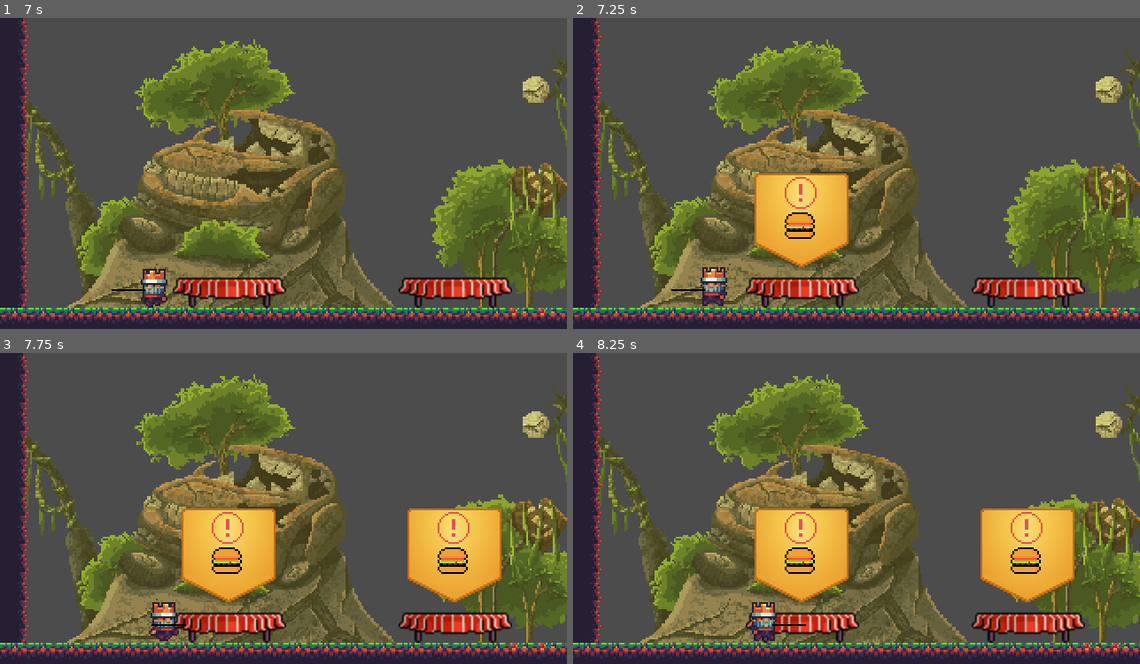
Above: before the commit, frames 1-4 (two rows, left to right).
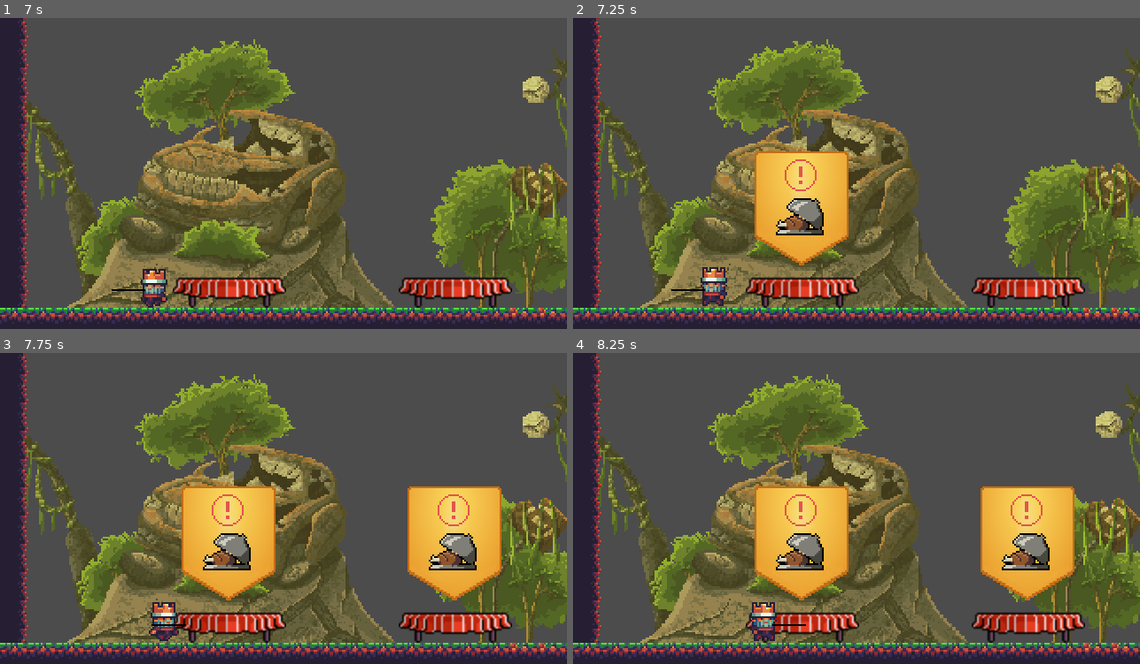
Above: after the commit, the same moments.

Repository: Bernardofcr/WGJ120
Game: Godot game, scene res://Nodes/Scenes/Stage1.tscn
The game is run twice, just before and just after one commit, with the same random seed, the same clock (stepped at 60 frames per second) and the same inputs. The engine's default icon, where the game draws it, is replaced by a stand-in: a white triangle on a blue panel in a dark square.
Inputs:
- Up to frame 1 (7 s): tap Enter at 0.5 s; hold Right (ui_right) 0.53-2.03 s; hold Left (ui_left) 2.03-2.78 s; hold Right (ui_right) 2.78-4.28 s; hold Left (ui_left) 4.28-5.03 s; hold Right (ui_right) 5.03-5.78 s; hold Left (ui_left) from 5.78 s (still down)
- Up to frame 2 (7.25 s): keep holding Left (ui_left)
- Up to frame 3 (7.75 s): release Left (ui_left) at 7.28 s; hold Right (ui_right) from 7.28 s (still down)
- Up to frame 4 (8.25 s): keep holding Right (ui_right)

Frame 1 is identical in both runs. In frame 2, 2.6% of the frame differs, in the area x 32-49%, y 42-81%; in frame 3, 5.2%, in the area x 32-89%, y 42-81%; in frame 4, 5.2%.

Commit message:
Creating sprites for food itens.

Diff:
--- a/Nodes/Prefabs/PopupTable.tscn
+++ b/Nodes/Prefabs/PopupTable.tscn
@@ -1,10 +1,13 @@
-[gd_scene load_steps=6 format=2]
+[gd_scene load_steps=9 format=2]
 
 [ext_resource path="res://Sprites/popup.png" type="Texture" id=1]
 [ext_resource path="res://Sprites/alertIcon.png" type="Texture" id=2]
 [ext_resource path="res://Sprites/burger.png" type="Texture" id=3]
+[ext_resource path="res://Sprites/breakfast.png" type="Texture" id=4]
+[ext_resource path="res://Sprites/lunch.png" type="Texture" id=5]
+[ext_resource path="res://Sprites/coffee.png" type="Texture" id=6]
 
-[sub_resource type="GDScript" id=2]
+[sub_resource type="GDScript" id=1]
 script/source = "extends Node2D
 
 # Declare member variables here. Examples:
@@ -35,28 +38,46 @@
 	pass # Replace with function body.
 "
 
-[sub_resource type="SpriteFrames" id=1]
+[sub_resource type="SpriteFrames" id=2]
 animations = [ {
 "frames": [ ExtResource( 3 ) ],
 "loop": true,
 "name": "burguer",
 "speed": 5.0
+}, {
+"frames": [ ExtResource( 4 ) ],
+"loop": true,
+"name": "breakfast",
+"speed": 5.0
+}, {
+"frames": [ ExtResource( 5 ) ],
+"loop": true,
+"name": "lunch",
+"speed": 5.0
+}, {
+"frames": [ ExtResource( 6 ) ],
+"loop": true,
+"name": "coffee",
+"speed": 5.0
 } ]
 
 [node name="PopupTable" type="Node2D"]
-script = SubResource( 2 )
+script = SubResource( 1 )
 
 [node name="Background" type="Sprite" parent="."]
+position = Vector2( 0, -7 )
+scale = Vector2( 1, 1.21875 )
 texture = ExtResource( 1 )
 
 [node name="AlertIcon" type="Sprite" parent="Background"]
-position = Vector2( 0, -15 )
+position = Vector2( 0, -14.7692 )
+scale = Vector2( 1, 0.820513 )
 texture = ExtResource( 2 )
 
-[node name="AnimatedSprite" type="AnimatedSprite" parent="Background"]
-position = Vector2( 0, 4 )
-frames = SubResource( 1 )
-animation = "burguer"
+[node name="Timer" type="Timer" parent="."]
 
-[node name="Timer" type="Timer" parent="."]
+[node name="AnimatedSprite" type="AnimatedSprite" parent="."]
+position = Vector2( 0, -1 )
+frames = SubResource( 2 )
+animation = "lunch"
 [connection signal="timeout" from="Timer" to="." method="_on_Timer_timeout"]
--- a/Nodes/Scripts/Food.gd
+++ b/Nodes/Scripts/Food.gd
@@ -23,18 +23,6 @@
 	food_type = rand_range(1,FOOD_TYPE.size())
 	pass # Replace with function body.
 
-func _physics_process(delta: float) -> void:
-#	velocity.y += GRAVITY
-#	velocity = move_and_slide(velocity, FLOOR)
-	pass
-# Called every frame. 'delta' is the elapsed time since the previous frame.
-#func _process(delta: float) -> void:
-#	pass
-
-#func _on_Food_body_entered(body) -> void:
-#	print("Colidiu com %s", body.name)
-#	pass # Replace with function body.
-
 func apply_inertia_velocity(velocity: Vector2):
 	self.velocity = velocity
 	pass
Binary file added: Sprites/breakfast.jpeg
Not shown, added: Sprites/breakfast.jpeg.import
Binary file added: Sprites/breakfast.png
Not shown, added: Sprites/breakfast.png.import
Binary file added: Sprites/coffee.jpeg
Not shown, added: Sprites/coffee.jpeg.import
Binary file added: Sprites/coffee.png
Not shown, added: Sprites/coffee.png.import
Binary file added: Sprites/lunch.png
Not shown, added: Sprites/lunch.png.import
